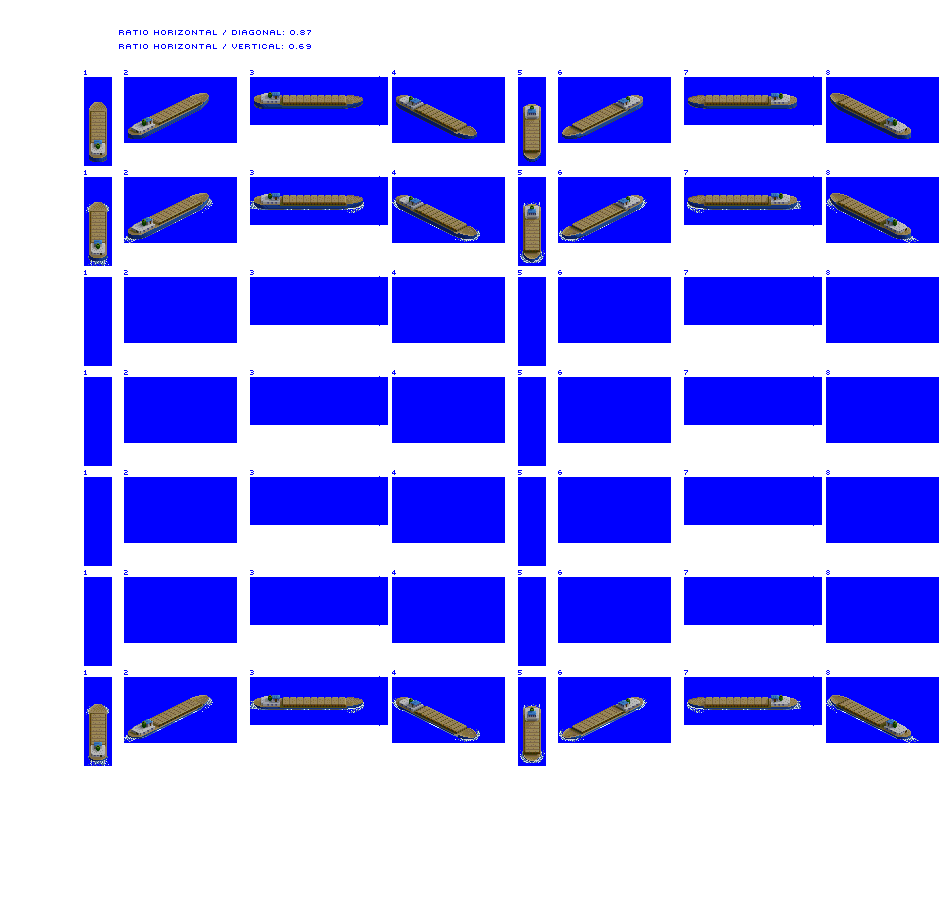
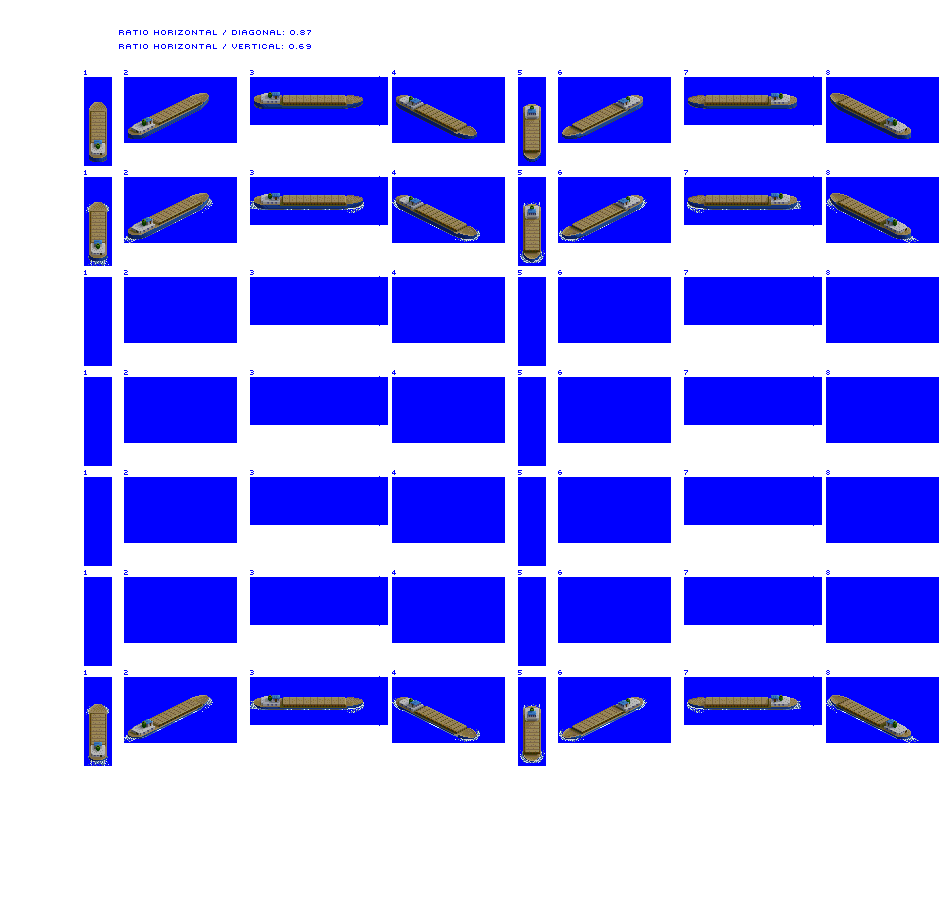
Revision of a layered 950×900 image; what changed, layer by layer:
painted on "River Boat unloaded" over [150, 95, 877, 228]
painted on "River Boat loaded" over [150, 697, 877, 730]
